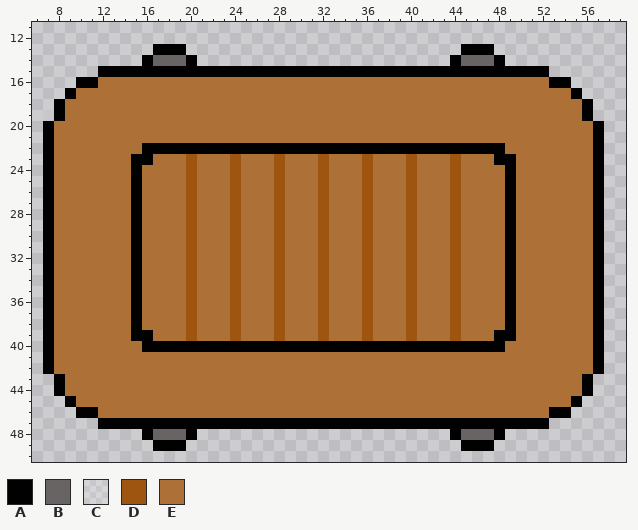
Pixel-art sprite, stored at src/main/resources/Art/Asset Pack/Carts/bronzeCarts/bronzeEmpty.png. The picture above is the old version.
The file is 64x64 pixels. Pixels under 10% opacity are left out. Shown: x 6..59, y 11..50.
Palette (. is transparent): A #010101  B #686464  C #ffffff27  D #9e550f  E #ad7137
Now the later version:
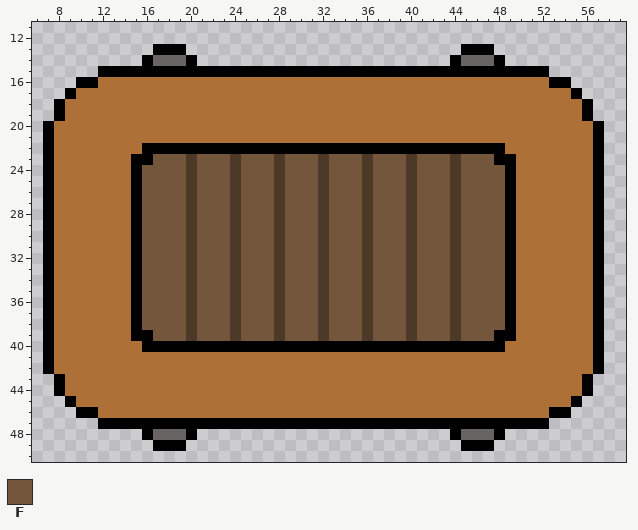
Colours new in this view: F #73563c
What changed:
colour D: #9e550f -> #4d3928
Changed rows in their new state; - is a pixel that keeps its letter.
first column x 7:
19 .
first column x 16:
23 -FFF-FFF-FFF-FFF-FFF-FFF-FFF-FFF-
24 FFFF-FFF-FFF-FFF-FFF-FFF-FFF-FFFF
25 FFFF-FFF-FFF-FFF-FFF-FFF-FFF-FFFF
26 FFFF-FFF-FFF-FFF-FFF-FFF-FFF-FFFF
27 FFFF-FFF-FFF-FFF-FFF-FFF-FFF-FFFF
28 FFFF-FFF-FFF-FFF-FFF-FFF-FFF-FFFF
29 FFFF-FFF-FFF-FFF-FFF-FFF-FFF-FFFF
30 FFFF-FFF-FFF-FFF-FFF-FFF-FFF-FFFF
31 FFFF-FFF-FFF-FFF-FFF-FFF-FFF-FFFF
32 FFFF-FFF-FFF-FFF-FFF-FFF-FFF-FFFF
33 FFFF-FFF-FFF-FFF-FFF-FFF-FFF-FFFF
34 FFFF-FFF-FFF-FFF-FFF-FFF-FFF-FFFF
35 FFFF-FFF-FFF-FFF-FFF-FFF-FFF-FFFF
36 FFFF-FFF-FFF-FFF-FFF-FFF-FFF-FFFF
37 FFFF-FFF-FFF-FFF-FFF-FFF-FFF-FFFF
38 FFFF-FFF-FFF-FFF-FFF-FFF-FFF-FFFF
39 -FFF-FFF-FFF-FFF-FFF-FFF-FFF-FFF-
